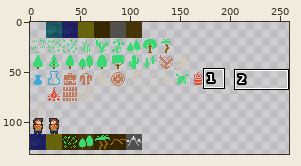
Sprite sheet, stored at resources/tilesheet.png. The first picture is a wide view before the edit; the outline marks the close-up.
Close-up. Before:
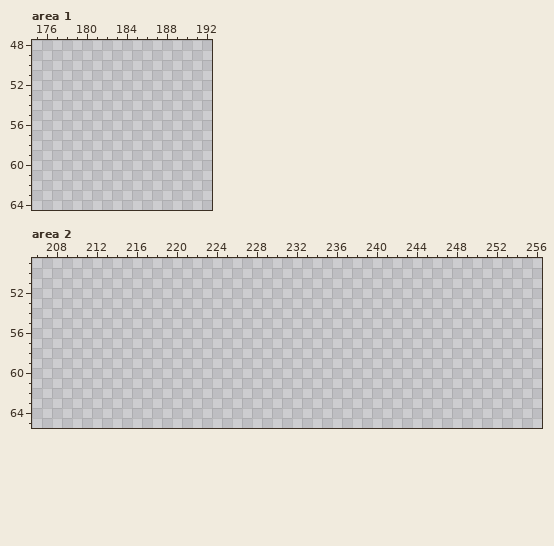
The file is 512x160 pixels. Pixels under 10% opacity are left out. Colours within 5 levels of each other are drawn and written as one. Shown: area 1: x 175..192, y 48..64; area 2: x 206..256, y 49..65. The wide view leaves out empty margins. The commit also changed other parts of the picture, which this record leaves out.
Palette (. is transparent): 
New version:
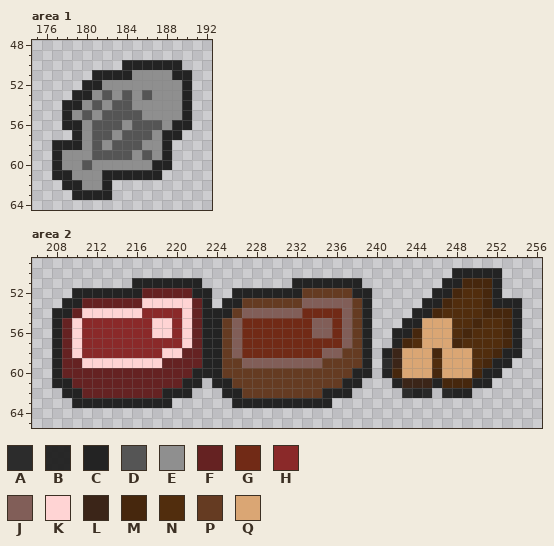
Colours new in this view: A #232323f1  B #232323f8  C #232323  D #555555  E #8f8f8f  F #652222  G #712a16  H #8a2929  J #815e58  K #ffd4d4  L #3b2518  M #46270d  N #512d0d  P #653b22  Q #daa674
The edit:
Changed rows in their new state; - is an unchanged pixel.
Area 1:
first column x 177:
50 -------CCCCCC-
51 ----CCCCEEEECC
52 ---CCEEEEEEEEC
53 --CCEDEDEDEEEC
54 -CCEDEDDEEEEEC
55 -CEDEDDDDEEEEC
56 -CCEDDDEDDDECC
57 --CEDDEDDDECC-
58 CCCEDEDDDEEC--
59 CEEEDDDDEDEC--
60 CEEDEEEEEECC--
61 CCEEECCCCCC---
62 -CCEEC--------
63 --CCCC--------
Area 2:
first column x 208:
50 ----------------------------------------CCCCC--
51 --------CCCCCCC---------CCCCCCC--------CCMMMC--
52 --CCCCCCCFFFFFCC--CCCCCCCPPPPPCC------CCMNNMC--
53 -CCFFFFFFKKKKKFC-CCPPPPPPJJJJJPC-----CCMNNNMCCC
54 CCFKKKKKKHHHHKFCCCPJJJJJJGGGGJPC----CCMNNNNMMMC
55 CFKHHHHHHHKKHKFCCPJGGGGGGGJJGJPC---CCQQQNNMNNMC
56 CFKHHHHHHHKKHKFCCPJGGGGGGGJJGJPC--CCMQQQNMNNNMC
57 CFKHHHHHHHHHHKFCCPJGGGGGGGGGGJPC--CMNQQQMNNNNMC
58 CFKHHHHHHHHKKFFCCPJGGGGGGGGJJPPC-CLQQQMQQQNNMCC
59 CFFKKKKKKKKFFFFCCPPJJJJJJJJPPPPC-ALQQQNQQQNMCC-
60 CFFFFFFFFFFFFFCCCPPPPPPPPPPPPPCC-CMQQQMQQQMCC--
61 CCFFFFFFFFFFFCC-CCPPPPPPPPPPPCC---CLLLCMMMCC---
62 -CCFFFFFFFFCCC---CCPPPPPPPPCCC-----ACB-BCC-----
63 --CCCCCCCCCC------CCCCCCCCCC-------------------
Changed places in both close-ups, as pixel boxes (x1, y1, x2, y2):
added: (52, 60, 192, 200)
added: (52, 268, 522, 408)
